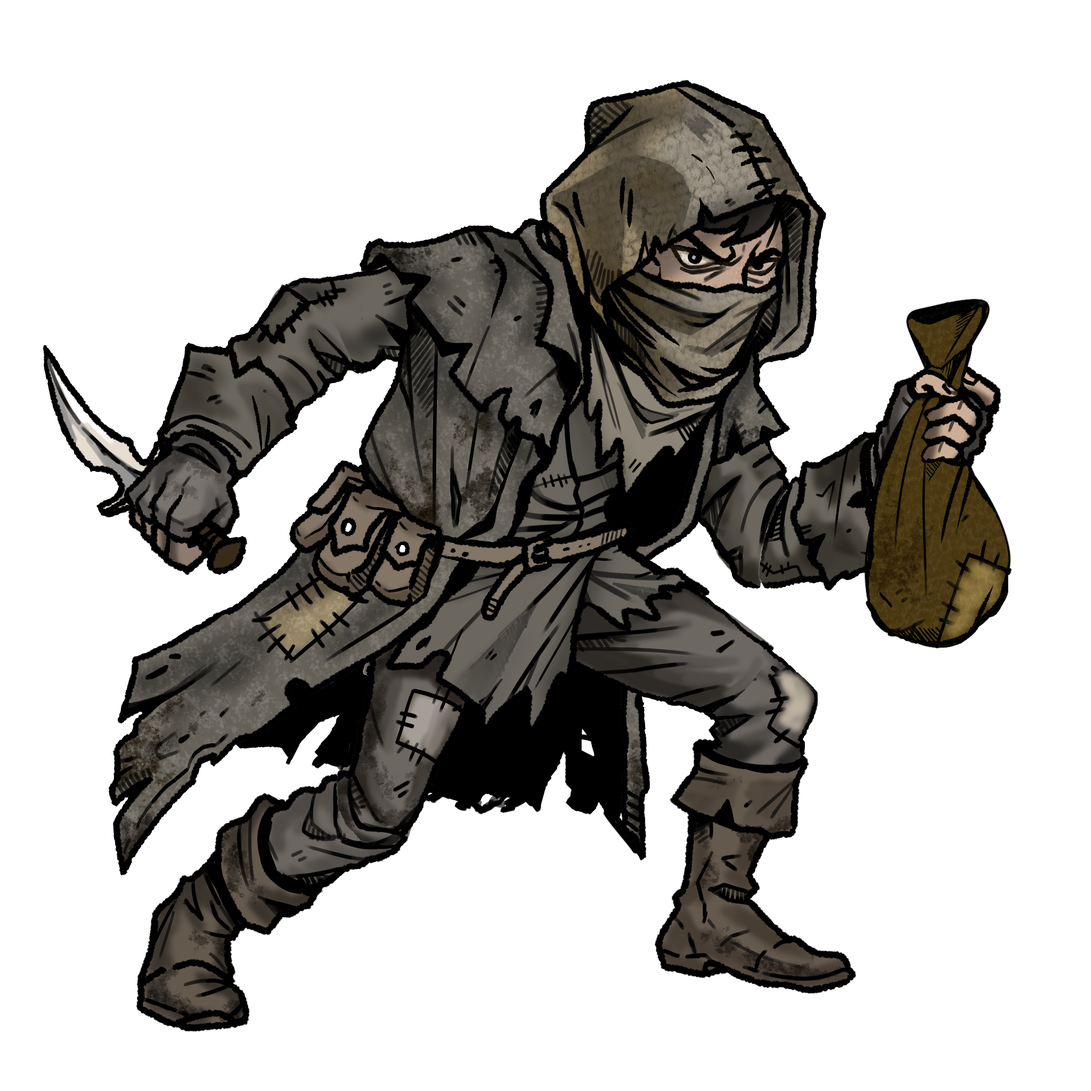
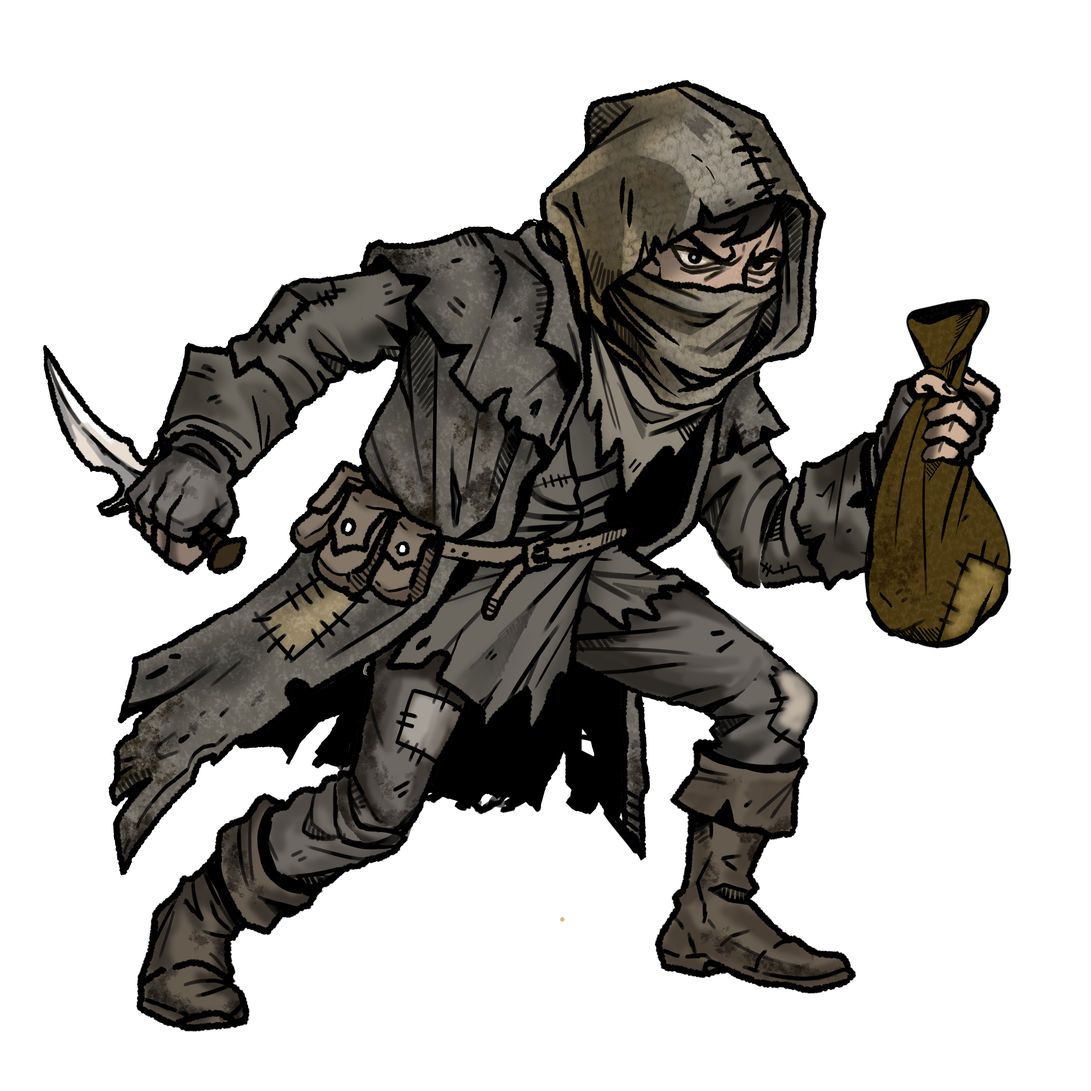
Comparing the layer stacks of the two 1091 × 1091 images. Changes:
moved "left hand" (1st of 2) above "weapon" over (359, 219, 566, 543)
painted on "Shoulder_L" over (359, 219, 566, 383)
moved "Head" above "front cloak", painted on it over (529, 218, 761, 412)
moved "front cloak" above "Body", painted on it over (359, 218, 761, 645)
moved "Foot_L" (1st of 2) above "Foot_R" over (397, 596, 448, 645)
painted on "back of cloak" over (560, 339, 761, 923)
